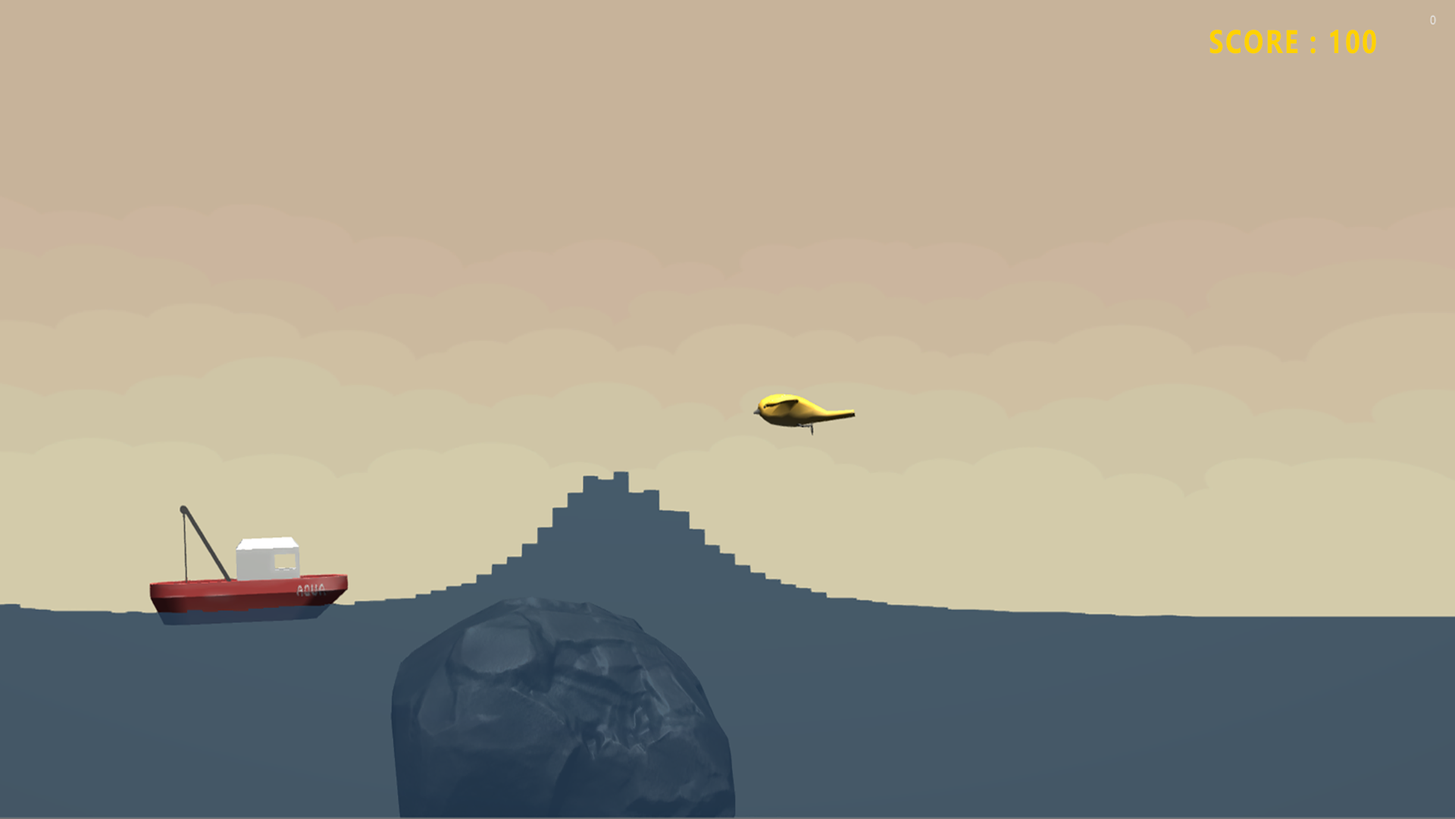
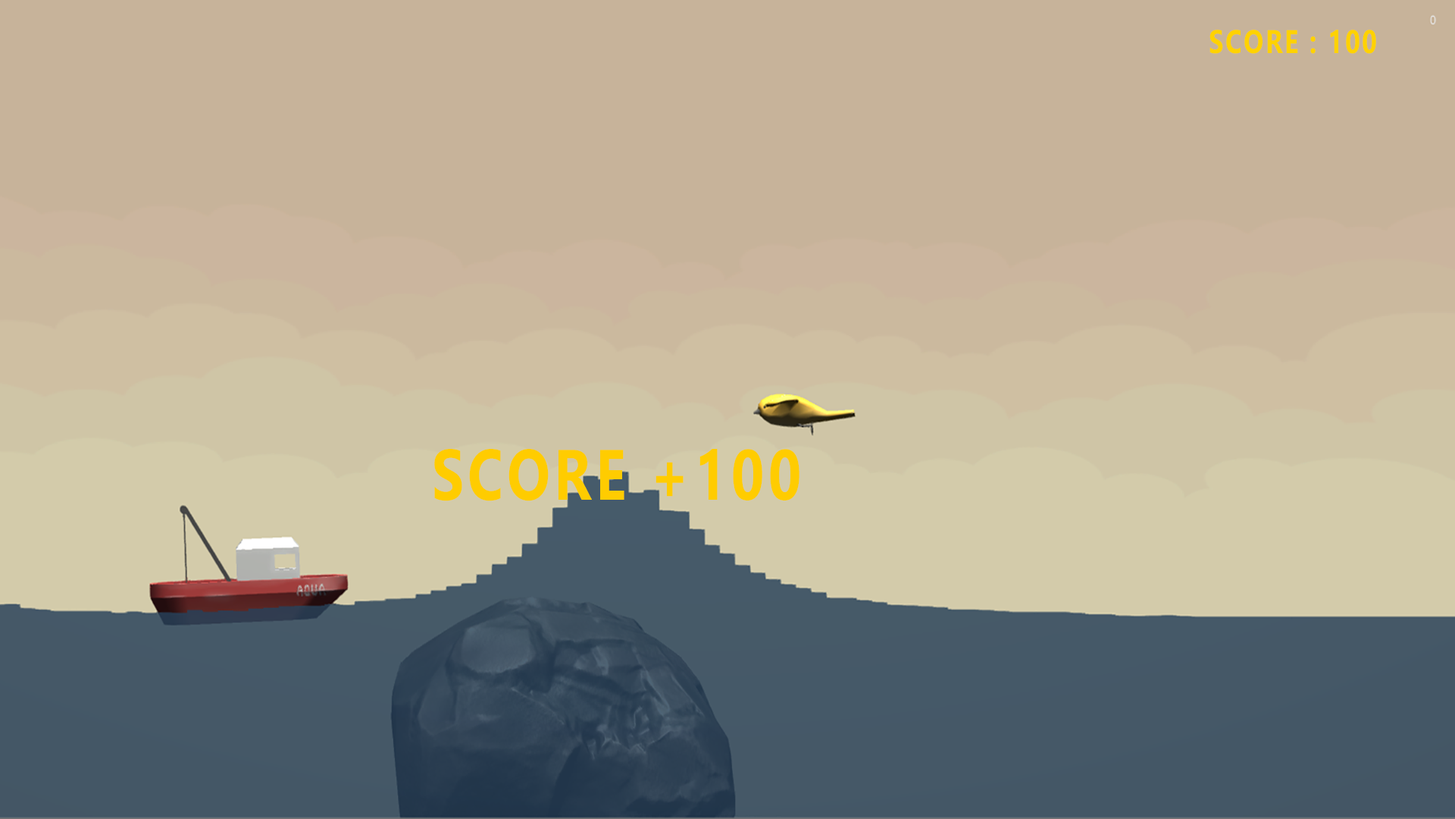
Two versions of the same layered image (1455×819). Layer-by-layer changes:
added layer "SCORE +100" above "Layer 3" over [434, 448, 800, 502]
